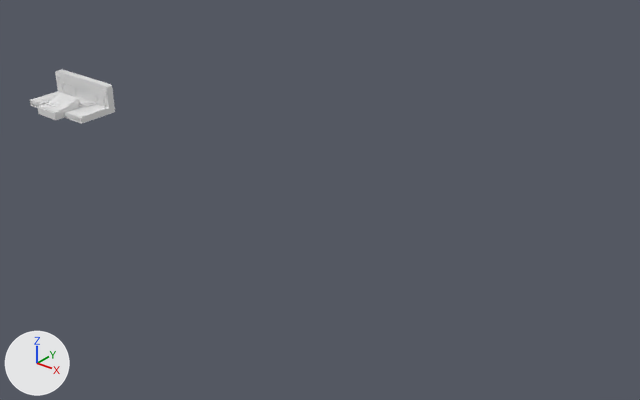
Renders of the FBX model Assets/Editor/InteriorNave/MesaComando/MesaComandoUvs.fbx from each side of a commit.
The view is the same before and after, from a 50 mm lens placed at (10.2, -24.6, 15.4), pointed at (-10.5, 1.3, -0.7). Lighting does not change. The marker at lower left points along +X, +Y and +Z. Where no turn or scale is listed for an object, it has been applied to the vertices.

Objects in the first picture: 'Base', 'Base2', 'Botones_Paneles', 'PanelPrincipal', 'Paneles_Base2'.
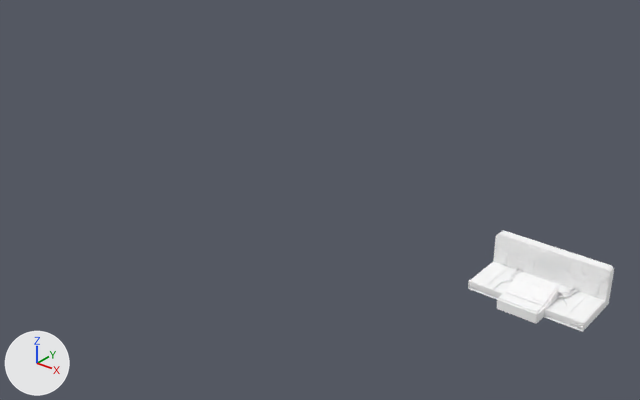
Changed parts and their boxes (x1, y1, x2, y2) in the pictures (640 x 400 px):
'Base', recoloured, surface changed, reshaped, moved (71% wider, 82% taller): before (30, 69, 115, 124); after (468, 231, 614, 332)
'Base2', deleted: before (37, 93, 80, 120)
'PanelPrincipal', deleted: before (71, 77, 90, 90)
'Paneles_Base2', deleted: before (51, 97, 72, 107)
'Botones_Paneles', deleted: before (65, 85, 98, 102)
'BotonesSuperior', deleted: before (56, 75, 107, 95)
'Botones_Base', deleted: before (60, 84, 105, 106)
'Cables', deleted: before (67, 94, 96, 107)
'Botones_Base2', no longer drawn: before (49, 95, 71, 108)
'Conectores', no longer drawn: before (67, 93, 97, 107)
part 1 of me_mesh, added: after (529, 246, 572, 271)
part 2 of me_mesh, added: after (571, 279, 583, 288)
part 3 of me_mesh, added: after (495, 240, 609, 323)

Patch to the scene script:
```diff
--- a/Assets/Editor/InteriorNave/MesaComando/MesaComandoUvs.fbx.py
+++ b/Assets/Editor/InteriorNave/MesaComando/MesaComandoUvs.fbx.py
@@ mat_m_base2 @@
 mat_m_base2 = principled_material('M_Base2')
-mat_m_base2.base_color = (0.8, 0.8, 0.8)  # white #e7e7e7
-mat_m_base2.roughness = 0.2
+mat_m_base2.base_color = (1.0, 1.0, 1.0)  # white #ffffff
+mat_m_base2.roughness = 0.553
@@ mat_m_botones_base2 @@
 mat_m_botones_base2 = principled_material('M_Botones_Base2')
-mat_m_botones_base2.base_color = (0.8, 0.8, 0.8)  # white #e7e7e7
-mat_m_botones_base2.roughness = 0.2
+mat_m_botones_base2.base_color = (1.0, 1.0, 1.0)  # white #ffffff
+mat_m_botones_base2.roughness = 0.553
@@ mat_m_botones_base @@
 mat_m_botones_base = principled_material('M_Botones_Base')
-mat_m_botones_base.base_color = (0.8, 0.8, 0.8)  # white #e7e7e7
-mat_m_botones_base.roughness = 0.2
+mat_m_botones_base.base_color = (1.0, 1.0, 1.0)  # white #ffffff
+mat_m_botones_base.roughness = 0.553
@@ mat_m_panales_base2 @@
 mat_m_panales_base2 = principled_material('M_Panales_Base2')
-mat_m_panales_base2.base_color = (0.8, 0.8, 0.8)  # white #e7e7e7
-mat_m_panales_base2.roughness = 0.2
+mat_m_panales_base2.base_color = (1.0, 1.0, 1.0)  # white #ffffff
+mat_m_panales_base2.roughness = 0.553
@@ mat_m_botonessuperior @@
 mat_m_botonessuperior = principled_material('M_BotonesSuperior')
-mat_m_botonessuperior.base_color = (0.8, 0.8, 0.8)  # white #e7e7e7
-mat_m_botonessuperior.roughness = 0.2
+mat_m_botonessuperior.base_color = (1.0, 1.0, 1.0)  # white #ffffff
+mat_m_botonessuperior.roughness = 0.553
@@ mat_m_base @@
 mat_m_base = principled_material('M_Base')
-mat_m_base.base_color = (0.8, 0.8, 0.8)  # white #e7e7e7
+mat_m_base.base_color = (1.0, 1.0, 1.0)  # white #ffffff
 mat_m_base.roughness = 0.2
@@ mat_m_botones_paneles @@
 mat_m_botones_paneles = principled_material('M_Botones_Paneles')
-mat_m_botones_paneles.base_color = (0.8, 0.8, 0.8)  # white #e7e7e7
-mat_m_botones_paneles.roughness = 0.2
+mat_m_botones_paneles.base_color = (1.0, 1.0, 1.0)  # white #ffffff
+mat_m_botones_paneles.roughness = 0.553
@@ mat_m_conectores @@
 mat_m_conectores.base_color = (0.8, 0.8, 0.8)  # white #e7e7e7
-mat_m_conectores.roughness = 0.2
+mat_m_conectores.roughness = 0.553
@@ me_mesh @@
-me_mesh.from_pydata(...)  # 520 vertices, 473 faces; spans x -2.06..2.08, y -1.18..0.88, z -0.51..0.93
+me_mesh.from_pydata(...)  # 6626 vertices, 5604 faces; spans x -2.06..2.08, y -1.69..0.88, z -0.51..0.93
+# me_mesh part 1: a new loose piece, a box spanning x -0.751..0.748, y 0.525..0.554, z 0.43..0.869, in mat_m_panelprincipal (white #ffffff)
+# me_mesh part 2: a new loose piece, a box spanning x 0.846..1.237, y 0.513..0.538, z -0.045..0.166, in mat_m_botones_paneles (white #ffffff)
+# me_mesh part 3: 6026 vertices added at x -2.03..2.05, y -1.69..0.55, z -0.51..0.85
 me_mesh.materials.append(mat_m_base)
+me_mesh.materials.append(mat_m_panelprincipal)  # white #e7e7e7
+me_mesh.materials.append(mat_m_cables)  # white #e7e7e7
+me_mesh.materials.append(mat_m_conectores)  # white #e7e7e7
+me_mesh.materials.append(mat_m_panales_base2)  # white #ffffff
+me_mesh.materials.append(mat_m_botones_base2)  # white #ffffff
+me_mesh.materials.append(mat_m_base2)  # white #ffffff
+me_mesh.materials.append(mat_m_botones_base)  # white #ffffff
+me_mesh.materials.append(mat_m_botones_paneles)  # white #ffffff
+me_mesh.materials.append(mat_m_botonessuperior)  # white #ffffff
@@ ob_base2 @@
-ob_base2 = bpy.data.objects.new('Base2', me_mesh_005)
@@ ob_botones_base @@
-ob_botones_base = bpy.data.objects.new('Botones_Base', me_mesh_006)
@@ ob_panelprincipal @@
-ob_panelprincipal = bpy.data.objects.new('PanelPrincipal', me_mesh_009)
@@ ob_paneles_base2 @@
-ob_paneles_base2 = bpy.data.objects.new('Paneles_Base2', me_mesh_003)
@@ ob_cables @@
-ob_cables = bpy.data.objects.new('Cables', me_mesh_001)
@@ ob_botonessuperior @@
-ob_botonessuperior = bpy.data.objects.new('BotonesSuperior', me_mesh_008)
@@ ob_base @@
 ob_base = bpy.data.objects.new('Base', me_mesh)
-ob_base.location = (-26.05, 0.84, 0.52)
+ob_base.location = (0.01, 0.0, 0.0)
@@ ob_botones_paneles @@
-ob_botones_paneles = bpy.data.objects.new('Botones_Paneles', me_mesh_007)
```
